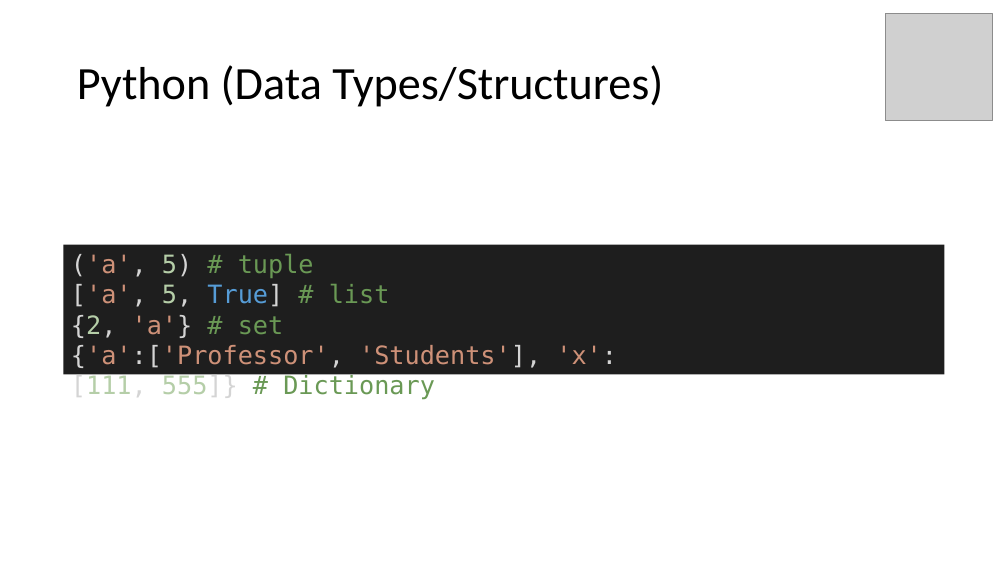
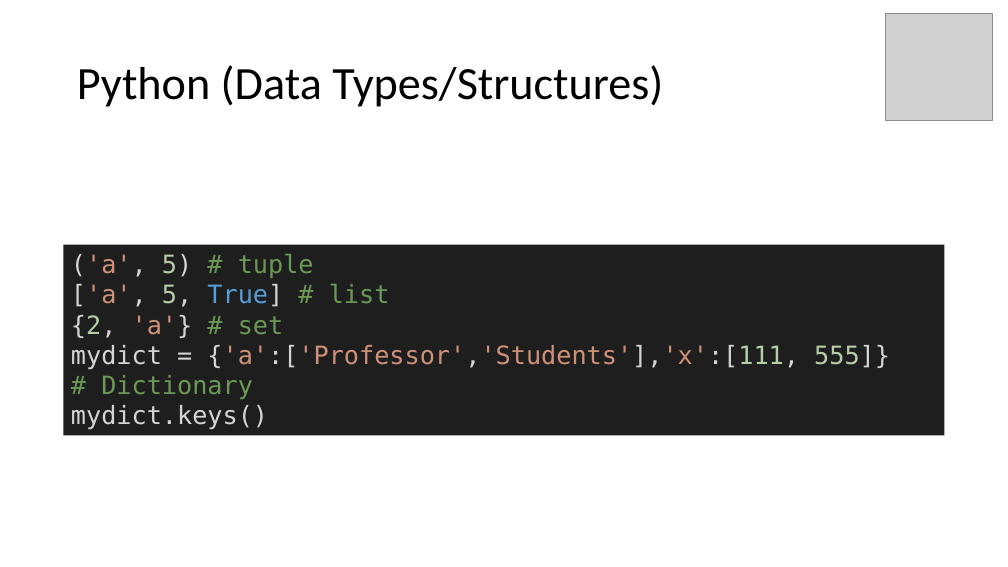
Before and after one commit to mathphysmx/teaching-ml, a slide deck: slide 10 of slides/01_softwareTutorial.pptx. Drawn at 1008x567 pixels with LibreOffice and Linux fonts; fonts in the diff are those of the drawing; grey boxes stand for pictures. Boxes give left, top, right and bottom in pixels: in the first picture for what was removed or moved away, otherwise in the second. Text is boxed around its words. In the diff, an @@ line names an element or a change of style, - is before the commit and + after.

```diff
--- a/slides/01_softwareTutorial.pptx
+++ b/slides/01_softwareTutorial.pptx
@@ rectangle "('a', 5) # tuple": place and size @@
-rectangle "('a', 5) # tuple" at (64,245,944,375)
+rectangle "('a', 5) # tuple" at (64,245,944,436)
@@ text in rectangle at (71,345,890,430): text changed; text colour #CE9178 to #D4D4D4 @@
-{'a':['Professor', 'Students'], 'x':[111, 555]} # Dictionary
+mydict = {'a':['Professor','Students'],'x':[111, 555]}# Dictionary
+mydict.keys()
```
Also in this commit, not shown: 2 slides added, 8 other files.
